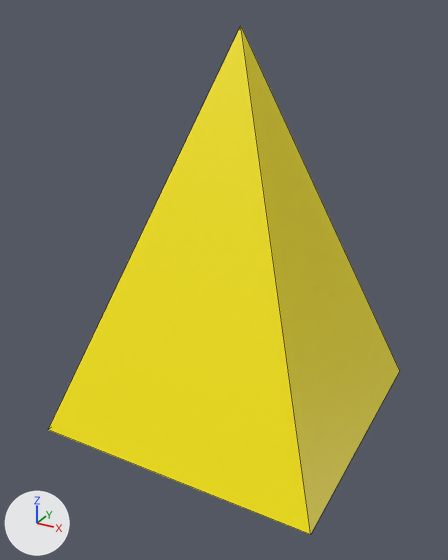
Two versions of the glTF model assets/models/pyramid.glb, one commit apart.
Camera for both pictures: a 50 mm camera at (1.39, -2.69, 2.07) aimed at (-0.02, -0.12, 0.79). Lighting does not change. The marker at lower left points along +X, +Y and +Z. The first picture is the older version. Mesh edges are drawn as thin lines. Where no turn or scale is listed for an object, it has been applied to the vertices.

In view in the first picture: 'geometry_0'.
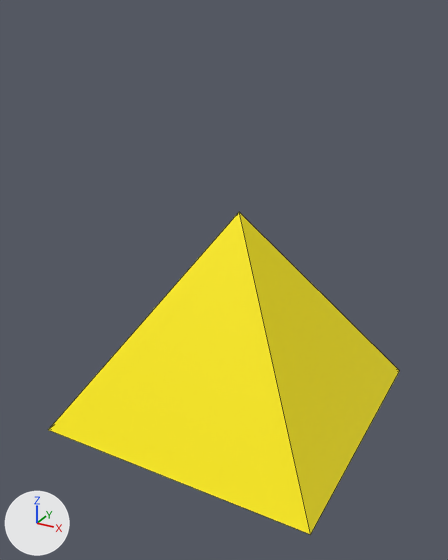
The newer file is also rescaled (x1.333) as a whole; pictures and numbers use the older file's frame.

Diff of the bpy script that builds the scene:
```diff
--- a/assets/models/pyramid.glb.py
+++ b/assets/models/pyramid.glb.py
@@ mat_material_0 @@
+mat_material_0 = principled_material('Material_0')
+mat_material_0.base_color = (1.0, 0.85, 0.0)  # yellow #ffed00
+mat_material_0.metallic = 0.1
+mat_material_0.roughness = 0.7
@@ me_geometry_0 @@
 # used by ob_geometry_0; location = (0.0, 0.0, 0.0)
-me_geometry_0.from_pydata(...)  # 5 vertices, 6 faces; spans x -0.75..0.75, y -0.75..0.75, z 0.0..2.0
-me_geometry_0.materials.append(mat_defaultmaterial)
+me_geometry_0.from_pydata(...)  # 5 vertices, 6 faces, 8 loose edges; spans x -0.75..0.75, y -0.75..0.75, z 0.0..1.12
+# me_geometry_0 part 1
+# 1 vertex is removed from x 0.0, y 0.0, z 2.0
+# 6 faces are deleted
+# 1 vertex is added at (0.0, 0.0, 1.12)
+# 8 loose edges are added
+# 6 new faces join them
+me_geometry_0.materials.append(mat_material_0)  # yellow #ffed00
```

Boxes [x1, y1, x2, y2] around the edits, measured in the pictures (448 x 560 px):
'geometry_0', reshaped (36% shorter): before [48, 26, 400, 535]; after [48, 212, 399, 535]
